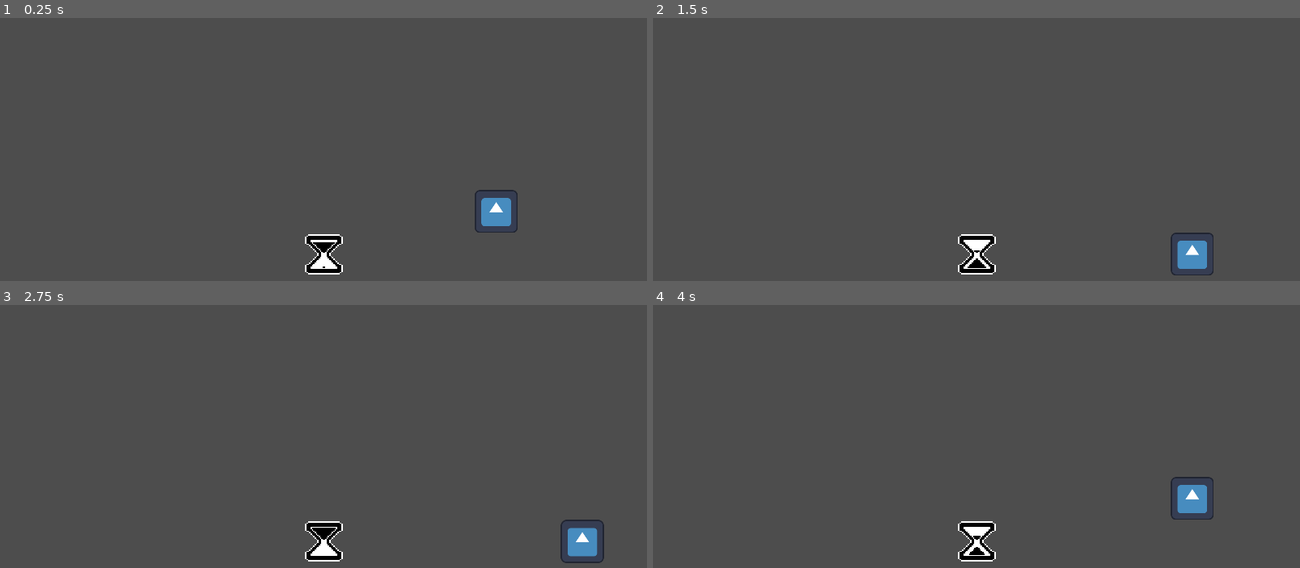
Above: before the commit, frames 1-4 (two rows, left to right).
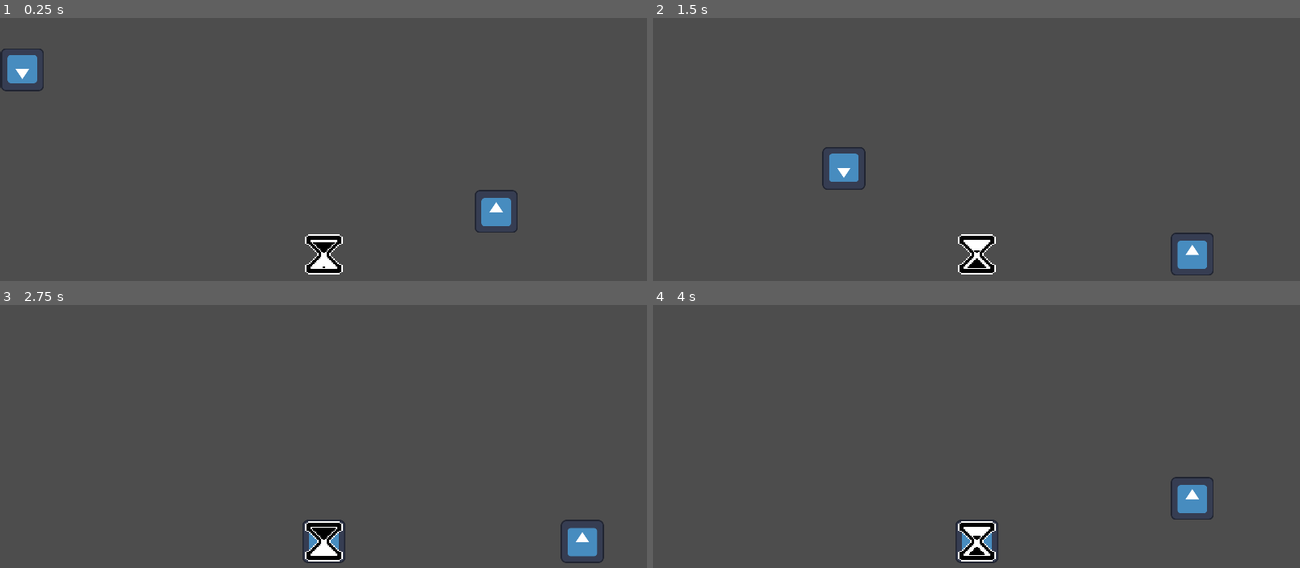
Above: after the commit, the same moments.

Repository: Raisinaut/Micro-Jam-034
Game: Godot game, scene res://Levels/test_level.tscn
The game is run twice, just before and just after one commit, with the same random seed, the same clock (stepped at 60 frames per second) and the same inputs. The engine's default icon, where the game draws it, is replaced by a stand-in: a white triangle on a blue panel in a dark square.
Inputs:
- Up to frame 1 (0.25 s): no input
- Up to frame 2 (1.5 s): hold D (move_right) 0.53-1.28 s; hold S (move_down) from 1.28 s (still down)
- Up to frame 3 (2.75 s): release S (move_down) at 2.03 s; hold D (move_right) from 2.03 s (still down)
- Up to frame 4 (4 s): release D (move_right) at 2.78 s; hold W (move_up) 2.78-3.53 s; tap Enter at 3.5 s; hold A (move_left) from 3.53 s (still down)

The runs differ from the first frame. In frame 1, 0.6% of the frame differs, in the area x 0-7%, y 11-28%; in frame 2, 0.6%; in frame 3, 0.2%; in frame 4, 0.2%.

Commit message:
enemy movement

Diff:
--- /dev/null
+++ b/Godot/defense-game/Characters/Enemy.tscn
@@ -0,0 +1,12 @@
+[gd_scene load_steps=3 format=3 uid="uid://wtn4fmhb7hic"]
+
+[ext_resource type="Script" path="res://Characters/enemy.gd" id="1_0wd4x"]
+[ext_resource type="Texture2D" uid="uid://ct2trv2mxr0my" path="res://icon.svg" id="2_wtbre"]
+
+[node name="GridCharacter" type="Node2D"]
+script = ExtResource("1_0wd4x")
+
+[node name="Sprite2D" type="Sprite2D" parent="."]
+rotation = 3.14159
+scale = Vector2(0.25, 0.25)
+texture = ExtResource("2_wtbre")
--- /dev/null
+++ b/Godot/defense-game/Characters/enemy.gd
@@ -0,0 +1,11 @@
+extends GridCharacter
+
+var target = Vector2.ZERO
+
+func _ready() -> void:
+	SyncManager.tick.connect(_move_towards_target)
+
+func _move_towards_target():
+	move_direction = round(_grid_position.direction_to(target))
+	if move_direction.x != 0 && move_direction.y != 0:
+		move_direction.x = 0
--- a/Godot/defense-game/Characters/grid_character.gd
+++ b/Godot/defense-game/Characters/grid_character.gd
@@ -21,4 +21,4 @@
 	_grid_step = grid_size
 	_grid_origin = grid_origin
 	_grid_position = round((position - _grid_origin) / _grid_step)
-	update_position(0)
+	update_position(1)
--- a/Godot/defense-game/Levels/test_level.tscn
+++ b/Godot/defense-game/Levels/test_level.tscn
@@ -1,8 +1,9 @@
-[gd_scene load_steps=4 format=3 uid="uid://bi6yinnbs0asm"]
+[gd_scene load_steps=5 format=3 uid="uid://bi6yinnbs0asm"]
 
 [ext_resource type="PackedScene" uid="uid://brrb85jfiiqh8" path="res://Characters/GridNode.tscn" id="1_22lwh"]
 [ext_resource type="PackedScene" uid="uid://b076w8dhkuj4u" path="res://Objects/hourglass.tscn" id="1_giacu"]
 [ext_resource type="PackedScene" uid="uid://cynt0mxgo2qeh" path="res://Characters/Player.tscn" id="2_pp4ul"]
+[ext_resource type="PackedScene" uid="uid://wtn4fmhb7hic" path="res://Characters/Enemy.tscn" id="3_p6at6"]
 
 [node name="World" type="Node2D"]
 
@@ -13,5 +14,8 @@
 [node name="Player" parent="GridNode" instance=ExtResource("2_pp4ul")]
 position = Vector2(128, -32)
 
+[node name="GridCharacter" parent="GridNode" instance=ExtResource("3_p6at6")]
+position = Vector2(-224, -160)
+
 [node name="Hourglass" parent="." instance=ExtResource("1_giacu")]
 position = Vector2(240, 176)
